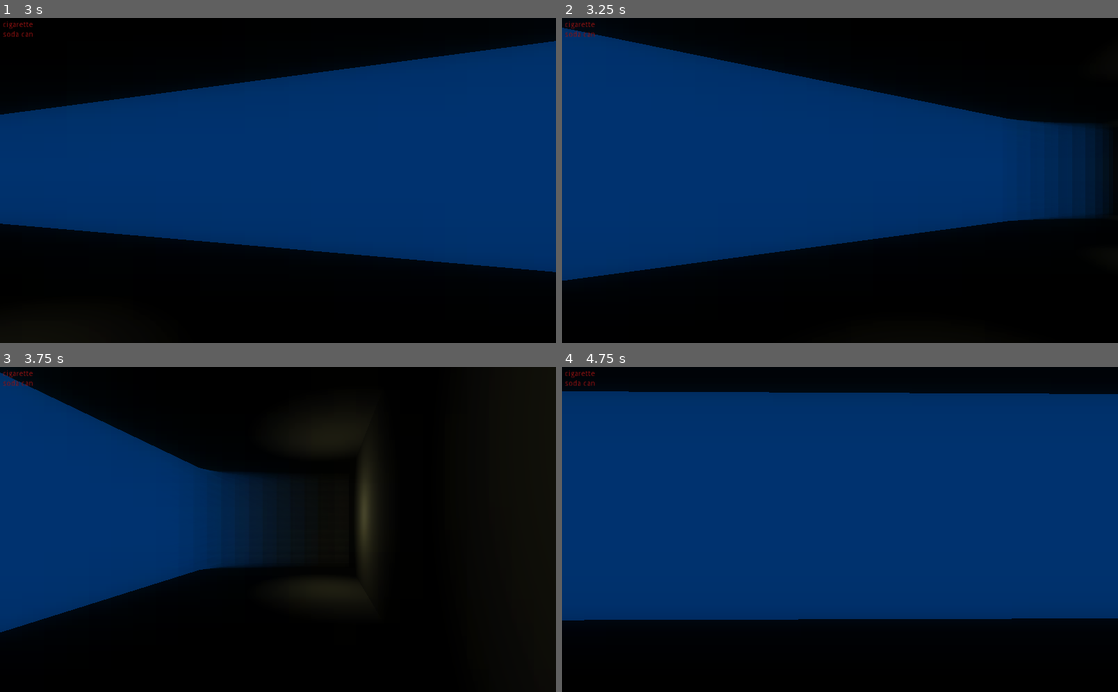
Above: before the commit, frames 1-4 (two rows, left to right).
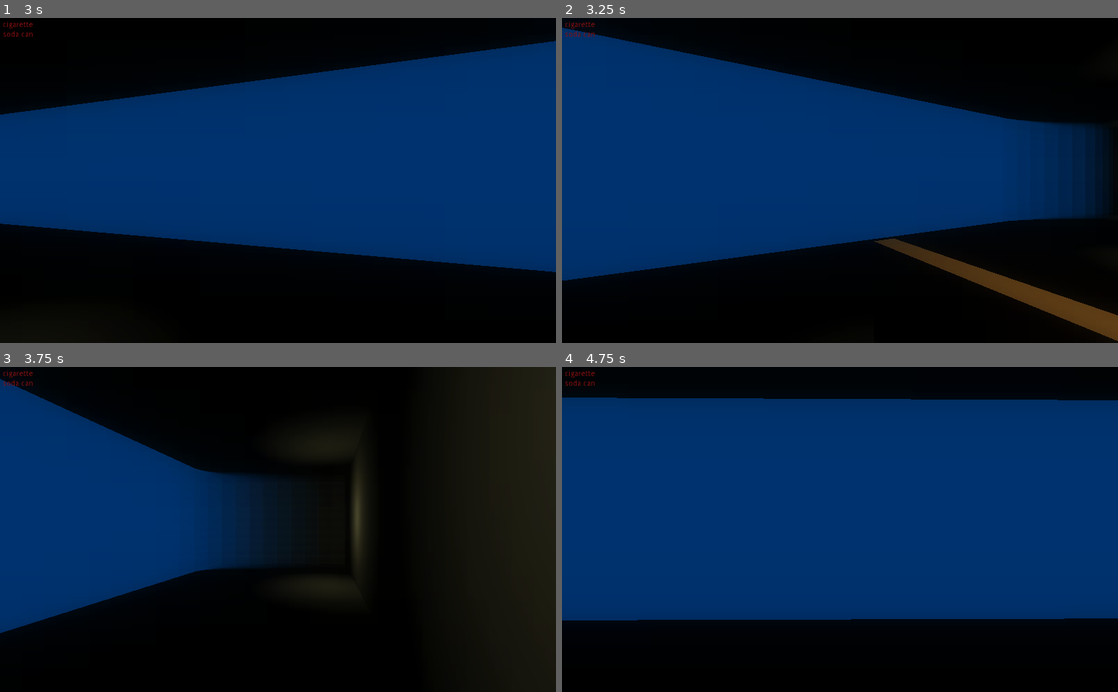
Above: after the commit, the same moments.

Repository: jukeri12/retro-horror-adventure
Game: Godot game, scene res://Assets/Game.tscn
The game is run twice, just before and just after one commit, with the same random seed, the same clock (stepped at 60 frames per second) and the same inputs.
Inputs (mouse positions are in pixels of both pictures, inside the frame that each line leads up to):
- Up to frame 1 (3 s): click "Embark" at 0.5 s; tap Enter at 1.25 s; move the mouse to (400, 164) at 1.27 s; hold D (turn_right) 1.28-2.03 s; click (400, 164) at 1.42 s; move the mouse to (166, 196) at 2.02 s; hold S (move_backward) 2.03-2.78 s; move the mouse to (333, 109) at 2.77 s; hold D (turn_right) from 2.78 s (still down)
- Up to frame 2 (3.25 s): keep holding D (turn_right)
- Up to frame 3 (3.75 s): move the mouse to (250, 594) at 3.52 s; release D (turn_right) at 3.53 s; hold W (move_forward) from 3.53 s (still down); click (250, 594) at 3.67 s
- Up to frame 4 (4.75 s): move the mouse to (1006, 578) at 4.27 s; release W (move_forward) at 4.28 s; hold A (turn_left) from 4.28 s (still down)

Frame 1 is identical in both runs. In frame 2, 2.3% of the frame differs, in the area x 56-100%, y 67-100%; in frame 3, 1.0%; in frame 4, 2.0%.

Commit message:
Add rest of story templates, add cabin 108 story and room

Diff:
--- a/Assets/Boat.tscn
+++ b/Assets/Boat.tscn
@@ -212,6 +212,10 @@
 transform = Transform( 1, 0, 0, 0, 1, 0, 0, 0, 1, 1.22954, 0, 6.65222 )
 adventure_file = "bathroom"
 
+[node name="Cabin108" parent="Rooms" instance=ExtResource( 4 )]
+transform = Transform( 1, 0, 0, 0, 1, 0, 0, 0, 1, -6.09935, 0, 7.311 )
+adventure_file = "108"
+
 [node name="TextAdventure" parent="." instance=ExtResource( 5 )]
 visible = false
 
--- /dev/null
+++ b/Stories/101.json
@@ -0,0 +1,37 @@
+{
+    "initial": {
+        "text": "The men's bathroom is well kept in this small ship. You take this moment to gather your thoughts.",
+        "choices": [
+            {
+                "text": "Wash your face",
+                "response": "You sprinkle your face with cold water, to better prepare you for tonight's heist.",
+				"effects": ["operation:health_+_1", "exit"]
+            },
+			{
+                "text": "Go into an open stall and take a bathroom break.",
+                "response": "As good time as any to take a leak. Why not a number two go with it?",
+				"effects": ["operation:health_+_1"]
+            },
+            {
+                "text": "Leave.",
+                "response": "You decide to leave. Nothing much for you here.",
+                "effects": ["exit"]
+            }
+        ]
+    },
+    "visitors": {
+        "text": "After entering the bathroom stall, you hear more than one person coming in.They are rather loudly conversing about different matters on the ship.\nOne of the men lets his mouth go rather loudly about electronic locks on the ship; how they are 'unbreakable' and require a keycard. 'State of the art', he says.\nPeeking, you can see there are two men in the bathroom, and the other one is just going into one of the stalls, and the other one has just left his wallet on the bathroom sink.",
+        "choices": [
+            {
+				"conditions": ["dexterity:gte_5"],
+                "text": "Swipe the wallet",
+                "response": "With a quick movement and deft fingers you swipe the wallet. On this small ship, no one really expects pickpockets,\nor their belongings stolen from a bathroom sink almost next to them. Their loss.",
+				"effects": ["gain_keycard", "gain_wallet"]
+            },
+            {
+                "text": "Do your business and exit the bathroom.",
+                "response": "After your bathroom business, you leave the stall, wash your hands and exit the bathroom."
+            }
+        ]
+    },
+}
--- /dev/null
+++ b/Stories/105.json
@@ -0,0 +1,37 @@
+{
+    "initial": {
+        "text": "The men's bathroom is well kept in this small ship. You take this moment to gather your thoughts.",
+        "choices": [
+            {
+                "text": "Wash your face",
+                "response": "You sprinkle your face with cold water, to better prepare you for tonight's heist.",
+				"effects": ["operation:health_+_1", "exit"]
+            },
+			{
+                "text": "Go into an open stall and take a bathroom break.",
+                "response": "As good time as any to take a leak. Why not a number two go with it?",
+				"effects": ["operation:health_+_1"]
+            },
+            {
+                "text": "Leave.",
+                "response": "You decide to leave. Nothing much for you here.",
+                "effects": ["exit"]
+            }
+        ]
+    },
+    "visitors": {
+        "text": "After entering the bathroom stall, you hear more than one person coming in.They are rather loudly conversing about different matters on the ship.\nOne of the men lets his mouth go rather loudly about electronic locks on the ship; how they are 'unbreakable' and require a keycard. 'State of the art', he says.\nPeeking, you can see there are two men in the bathroom, and the other one is just going into one of the stalls, and the other one has just left his wallet on the bathroom sink.",
+        "choices": [
+            {
+				"conditions": ["dexterity:gte_5"],
+                "text": "Swipe the wallet",
+                "response": "With a quick movement and deft fingers you swipe the wallet. On this small ship, no one really expects pickpockets,\nor their belongings stolen from a bathroom sink almost next to them. Their loss.",
+				"effects": ["gain_keycard", "gain_wallet"]
+            },
+            {
+                "text": "Do your business and exit the bathroom.",
+                "response": "After your bathroom business, you leave the stall, wash your hands and exit the bathroom."
+            }
+        ]
+    },
+}
--- /dev/null
+++ b/Stories/108.json
@@ -0,0 +1,90 @@
+{
+    "initial": {
+        "text": "This cabin door is slightly ajar. It occurs to you to take a peek, since you're a professional thief and all.\nYou may find some valuables inside. What greets you upon entry is a rather sordid sight; empty bottles upon empty bottles of alcohol, a violent smell of vomit and sweat\nand general dirtiness; telltale marks of heavy alcoholism. You don't think there's much to be found here at first: Then you notice one of the bottles giving off a blue flame.\nThe alcohol is burning; that's possibly dangerous and also rather weird. You could try to put it out, or you could always tell other people that you noticed the door being open, got worried and noticed the burning alcohol.",
+        "choices": [
+            {
+                "text": "Put out the flame and search the room.",
+                "response": "There might still be something worthy in here, so you decide to search the room. To not draw attention, you decide to put out the burning alcohol. You notice a dirty spoon which you can use to restrict the oxygen to the bottle. Grabbing it and moving towards the bottle you notice the flame simmer down until it dies. The bottle was probably very close to being empty. No need to put it out then; just continue with searching the room. As expected, not much to be found here.",
+				"effects": ["exit"]
+            },
+			{
+                "text": "Leave, but alert others to the burning alcohol.",
+                "response": "This does not really seem worth it; it's an alcoholic's room after all. You notify a crew member in the hallway corner about the burning alcohol, and go on your way.",
+				"effects": ["exit"]
+            }
+        ]
+    },
+    "darkness": {
+	    "text": "Suddenly, the room goes dark. Unnaturally dark - it is oppressive, heavy and seems to stretch everywhere. A few agonizing seconds later,\n fumbling your pockets for a lighter or any other light source, you notice blue flames in the darkness. Small and weak, but they are there - they seem to form a path.",
+		"choices": [
+		    {
+			    "text": "Follow the flames.",
+				"response": "You follow the flames, and the path lit by them seems to stretch for a small eternity. You are not sure what the ground is made of nor where you are - you only know that this place is not the alcoholic's cabin."
+			},
+			{
+				"conditions": ["has_lighter"],
+			    "text": "Try to find a way out.",
+				"response": "You decide that this place is the last place where you want to be right now. You feel like none of this is real; there must be some mechanism to escape this bizarre day dream. You start wandering around aimlessly, the blue flames tempting, not seeming to gain any distance even when you walk away from them. You check your pockets again and finally find your lighter."
+			}
+		]
+    },
+    "spirit1": {
+        "text": "At some point the flames go out entirely and for a beat, you are again enveloped by the dark. The oppressive darkness is suddenly broken\nby a cold blue light, reaching rather far away out, but never beating the darkness entirely. The flame is coming from\na gigantic glass jar; green and dense in color, that mangles and distorts your reflection. The flame\nseems to be alive, and suddenly it speaks. It is legion, and they speak about you, with heavy words, ones of failure, lack of confidence, lack of self-respect and emotional inavailability. They blame you for\nevery bad thing you've ever done or caused, minuscule or not, with no amnesty or respite given except for this:\n'Imbibe in us, and the path is clear. Confide in us, and we will listen and ease your burden. We only require loyalty\nin our developing personal relationship. In any case you no longer have anyone else to truly confide in. No one will accept you.' A bottle is in your hand.",
+		"choices": [
+		    {
+			    "text": "Down the bottle.",
+				"response": ""
+			},
+			{
+			    "text": "Resist the influence.",
+				"response": ""
+			}
+		]
+	},
+	"spirit2": {
+	    "text": "You suddenly find yourself in the alcoholic's cabin - but it is enveloped in a shimmering blue light. You turn around and see a blue flame\nhovering in the air. You can feel the fury and hate in the light and overpowering stench of hard liquour fills the air.\nThis is not your problem; but you know that whatever spirit this is, it is trying to pull at your strings with\nall the force it can muster. A headache is coming and feelings of guilt and anxiety wash over your body,\nand for a moment you feel you could stop the pain if you just engorged yourself in some drink.",
+		"choices": [
+		    {
+				"conditions": ["willpower:gte_5"],
+			    "text": "Resist. Don't give in.",
+				"response": "It takes some concerted effort, but as the feelings die down, so does the blue flame. You can't let the spirits control you; you are the rider, the one with agency, not alcohol. The spirits fade away and the smell of liquor slowly returns to what can be considered 'normal' for the cabin of an alcoholic person.",
+				"destination": "alcoholic"
+			},
+			{
+			    "text": "Find something to drink, anything to take this moment away.",
+				"response": "An unopened gin bottle is temptingly sticking out next to the night stand in this totalitarian scene of madness. No more thought; let it happen...",
+				"effects": ["damage:1"]
+			}
+		]
+	},
+	"influenced": {
+		"text": "The bottle is empty. Sitting on the bed, you realize that you don't even know what happened, but you feel piss drunk and generally like shit. All the horrible bad feelings have gone now, though. Not too much time has passed since you phased out. You confirm that this is the same alcoholic's cabin you went into before. You need to think a bit about what happened here. Something died inside, but you also feel like you are free of fear and anxiety. Was this the right choice?",
+		"choices": [
+			{
+				"text": "'It does not matter that much...'",
+				"response": "Nothing bad can happen right? It's just one bottle, after all. I've been so stressed out; I think I needed that.",
+				"effects": ["operation:willpower_-_2"]
+			},
+			{
+				"text": "'This was a bad idea...'",
+				"response": "No good. You shouldn't have done that. It endangered the operation and now I risk getting caught trespassing in someone else's cabin.",
+				"effects": ["operation:willpower_-_1"]
+			}
+		]
+	},
+	"alcoholic": {
+		"text": "Then the cabin door opens and in hobbles a man in a suit, who looks like he's been in the very deep end for months now. Cologne is not enough to cover the booze breath and it's clear he's been drinking. Realizing there's a trespasser in his cabin, the features in his face briefly flash confusion but suddenly they turn to a mellowed out angry face. Somewhat comical with how he has a hard time forming words and standing in one place. The accusations and insults are to be expected at this point and the man slowly seems to get a feel for them despite his level of intoxication. He gets a bit too close and starts shoving you around. You could easily shove him around, or excuse yourself and just try to get out. The man grabs an empty bottle.",
+		"choices": [
+			{
+				"text": "Excuse yourself.",
+				"response": "You try to tell him about the burning alcohol in his room, but he is beyond reasoning now. Heading for the door, you shrink from the man, covering your head because he is wildly flailing around with the bottle. The man finally manages to hit you rather hard on the head as you try to swing the cabin door open, shattering the bottle and leaving a few bleeding cuts in your head. They are not major, as head injuries bleed profusely, but it does look and feel nasty.",
+				"effects": ["damage:1"]
+			},
+			{
+				"text": "Tackle the man.",
+				"response": "This man doesn't look like he can really fight, so you decide to wrestle him. Not with too much force, but enough to get him out of the way and knock him out. It's risky and feels wrong, but as long as you don't kill him outright he might not interfere with the operation on the ship. However, when push comes to shove, he proves to be surprisingly strong, which means you have to exert some effort, and the whole situation deteriorates into chaos. It ends when you throw the man and he hits his head with force that you think was a bit too much; hopefully he won't die. You check his pulse and breathing and everything seems to be normal, so you lift him on his bed into a position where he should at least not choke in his own vomit, since there's a good chance that he might vomit during this force-induced nap. You leave, but you feel utterly bewildered by yourself.",
+				"effects": ["operation:willpower_-_1"],
+			}
+		]
+	}
+}
--- /dev/null
+++ b/Stories/cleaning.json
@@ -0,0 +1,37 @@
+{
+    "initial": {
+        "text": "The men's bathroom is well kept in this small ship. You take this moment to gather your thoughts.",
+        "choices": [
+            {
+                "text": "Wash your face",
+                "response": "You sprinkle your face with cold water, to better prepare you for tonight's heist.",
+				"effects": ["operation:health_+_1", "exit"]
+            },
+			{
+                "text": "Go into an open stall and take a bathroom break.",
+                "response": "As good time as any to take a leak. Why not a number two go with it?",
+				"effects": ["operation:health_+_1"]
+            },
+            {
+                "text": "Leave.",
+                "response": "You decide to leave. Nothing much for you here.",
+                "effects": ["exit"]
+            }
+        ]
+    },
+    "visitors": {
+        "text": "After entering the bathroom stall, you hear more than one person coming in.They are rather loudly conversing about different matters on the ship.\nOne of the men lets his mouth go rather loudly about electronic locks on the ship; how they are 'unbreakable' and require a keycard. 'State of the art', he says.\nPeeking, you can see there are two men in the bathroom, and the other one is just going into one of the stalls, and the other one has just left his wallet on the bathroom sink.",
+        "choices": [
+            {
+				"conditions": ["dexterity:gte_5"],
+                "text": "Swipe the wallet",
+                "response": "With a quick movement and deft fingers you swipe the wallet. On this small ship, no one really expects pickpockets,\nor their belongings stolen from a bathroom sink almost next to them. Their loss.",
+				"effects": ["gain_keycard", "gain_wallet"]
+            },
+            {
+                "text": "Do your business and exit the bathroom.",
+                "response": "After your bathroom business, you leave the stall, wash your hands and exit the bathroom."
+            }
+        ]
+    },
+}
--- /dev/null
+++ b/Stories/command.json
@@ -0,0 +1,37 @@
+{
+    "initial": {
+        "text": "The men's bathroom is well kept in this small ship. You take this moment to gather your thoughts.",
+        "choices": [
+            {
+                "text": "Wash your face",
+                "response": "You sprinkle your face with cold water, to better prepare you for tonight's heist.",
+				"effects": ["operation:health_+_1", "exit"]
+            },
+			{
+                "text": "Go into an open stall and take a bathroom break.",
+                "response": "As good time as any to take a leak. Why not a number two go with it?",
+				"effects": ["operation:health_+_1"]
+            },
+            {
+                "text": "Leave.",
+                "response": "You decide to leave. Nothing much for you here.",
+                "effects": ["exit"]
+            }
+        ]
+    },
+    "visitors": {
+        "text": "After entering the bathroom stall, you hear more than one person coming in.They are rather loudly conversing about different matters on the ship.\nOne of the men lets his mouth go rather loudly about electronic locks on the ship; how they are 'unbreakable' and require a keycard. 'State of the art', he says.\nPeeking, you can see there are two men in the bathroom, and the other one is just going into one of the stalls, and the other one has just left his wallet on the bathroom sink.",
+        "choices": [
+            {
+				"conditions": ["dexterity:gte_5"],
+                "text": "Swipe the wallet",
+                "response": "With a quick movement and deft fingers you swipe the wallet. On this small ship, no one really expects pickpockets,\nor their belongings stolen from a bathroom sink almost next to them. Their loss.",
+				"effects": ["gain_keycard", "gain_wallet"]
+            },
+            {
+                "text": "Do your business and exit the bathroom.",
+                "response": "After your bathroom business, you leave the stall, wash your hands and exit the bathroom."
+            }
+        ]
+    },
+}
--- /dev/null
+++ b/Stories/engine.json
@@ -0,0 +1,37 @@
+{
+    "initial": {
+        "text": "The men's bathroom is well kept in this small ship. You take this moment to gather your thoughts.",
+        "choices": [
+            {
+                "text": "Wash your face",
+                "response": "You sprinkle your face with cold water, to better prepare you for tonight's heist.",
+				"effects": ["operation:health_+_1", "exit"]
+            },
+			{
+                "text": "Go into an open stall and take a bathroom break.",
+                "response": "As good time as any to take a leak. Why not a number two go with it?",
+				"effects": ["operation:health_+_1"]
+            },
+            {
+                "text": "Leave.",
+                "response": "You decide to leave. Nothing much for you here.",
+                "effects": ["exit"]
+            }
+        ]
+    },
+    "visitors": {
+        "text": "After entering the bathroom stall, you hear more than one person coming in.They are rather loudly conversing about different matters on the ship.\nOne of the men lets his mouth go rather loudly about electronic locks on the ship; how they are 'unbreakable' and require a keycard. 'State of the art', he says.\nPeeking, you can see there are two men in the bathroom, and the other one is just going into one of the stalls, and the other one has just left his wallet on the bathroom sink.",
+        "choices": [
+            {
+				"conditions": ["dexterity:gte_5"],
+                "text": "Swipe the wallet",
+                "response": "With a quick movement and deft fingers you swipe the wallet. On this small ship, no one really expects pickpockets,\nor their belongings stolen from a bathroom sink almost next to them. Their loss.",
+				"effects": ["gain_keycard", "gain_wallet"]
+            },
+            {
+                "text": "Do your business and exit the bathroom.",
+                "response": "After your bathroom business, you leave the stall, wash your hands and exit the bathroom."
+            }
+        ]
+    },
+}
--- /dev/null
+++ b/Stories/storage.json
@@ -0,0 +1,17 @@
+{
+    "initial": {
+        "text": "This cabin door is slightly ajar. It occurs to you to take a peek, since you're a professional thief and all.\nYou may find some valuables inside. What greets you upon entry is a rather sordid sight; empty bottles upon empty bottles of alcohol, a violent smell of vomit and sweat\nand general dirtiness; telltale marks of heavy alcoholism. You don't think there's much to be found here at first: Then you notice one of the bottles giving off a blue flame.\nThe alcohol is burning; that's possibly dangerous and also rather weird. You could try to put it out, or you could always tell other people that you noticed the door being open, got worried and noticed the burning alcohol.",
+        "choices": [
+            {
+                "text": "Put out the flame and search the room.",
+                "response": "There might still be something worthy in here, so you decide to search the room. To not draw attention, you decide to put out the burning alcohol. You notice a dirty spoon which you can use to restrict the oxygen to the bottle. Grabbing it and moving towards the bottle you notice the flame simmer down until it dies. The bottle was probably very close to being empty. No need to put it out then; just continue with searching the room.",
+				"effects": ["exit"]
+            },
+			{
+                "text": "Leave, but alert others to the burning alcohol.",
+                "response": "This does not really seem worth it; it's an alcoholic's room after all. You notify a crew member in the hallway corner about the burning alcohol, and go on your way.",
+				"effects": ["exit"]
+            }
+        ]
+    }
+}
--- /dev/null
+++ b/Stories/thieves.json
@@ -0,0 +1,37 @@
+{
+    "initial": {
+        "text": "The men's bathroom is well kept in this small ship. You take this moment to gather your thoughts.",
+        "choices": [
+            {
+                "text": "Wash your face",
+                "response": "You sprinkle your face with cold water, to better prepare you for tonight's heist.",
+				"effects": ["operation:health_+_1", "exit"]
+            },
+			{
+                "text": "Go into an open stall and take a bathroom break.",
+                "response": "As good time as any to take a leak. Why not a number two go with it?",
+				"effects": ["operation:health_+_1"]
+            },
+            {
+                "text": "Leave.",
+                "response": "You decide to leave. Nothing much for you here.",
+                "effects": ["exit"]
+            }
+        ]
+    },
+    "visitors": {
+        "text": "After entering the bathroom stall, you hear more than one person coming in.They are rather loudly conversing about different matters on the ship.\nOne of the men lets his mouth go rather loudly about electronic locks on the ship; how they are 'unbreakable' and require a keycard. 'State of the art', he says.\nPeeking, you can see there are two men in the bathroom, and the other one is just going into one of the stalls, and the other one has just left his wallet on the bathroom sink.",
+        "choices": [
+            {
+				"conditions": ["dexterity:gte_5"],
+                "text": "Swipe the wallet",
+                "response": "With a quick movement and deft fingers you swipe the wallet. On this small ship, no one really expects pickpockets,\nor their belongings stolen from a bathroom sink almost next to them. Their loss.",
+				"effects": ["gain_keycard", "gain_wallet"]
+            },
+            {
+                "text": "Do your business and exit the bathroom.",
+                "response": "After your bathroom business, you leave the stall, wash your hands and exit the bathroom."
+            }
+        ]
+    },
+}
